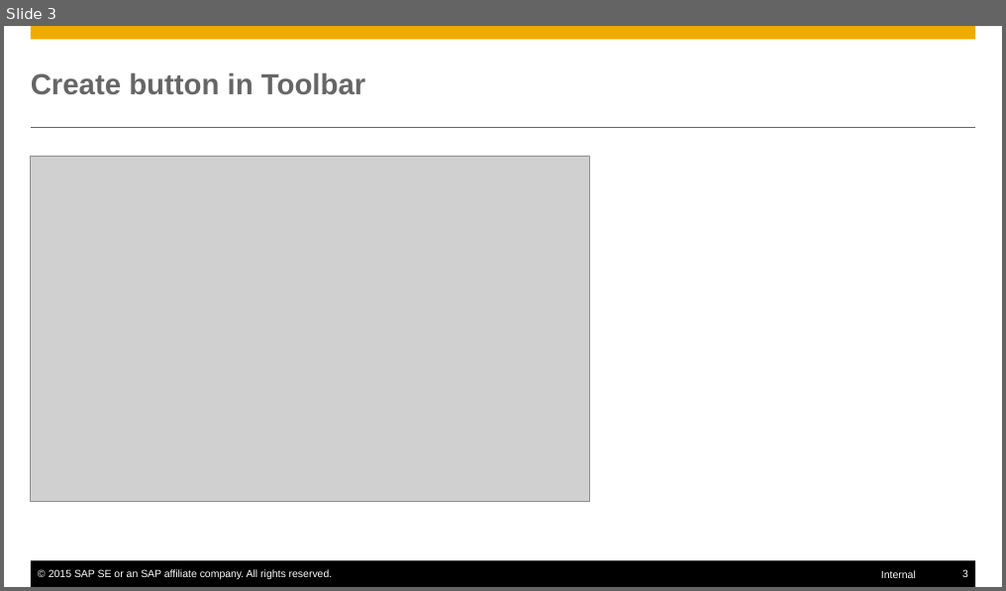
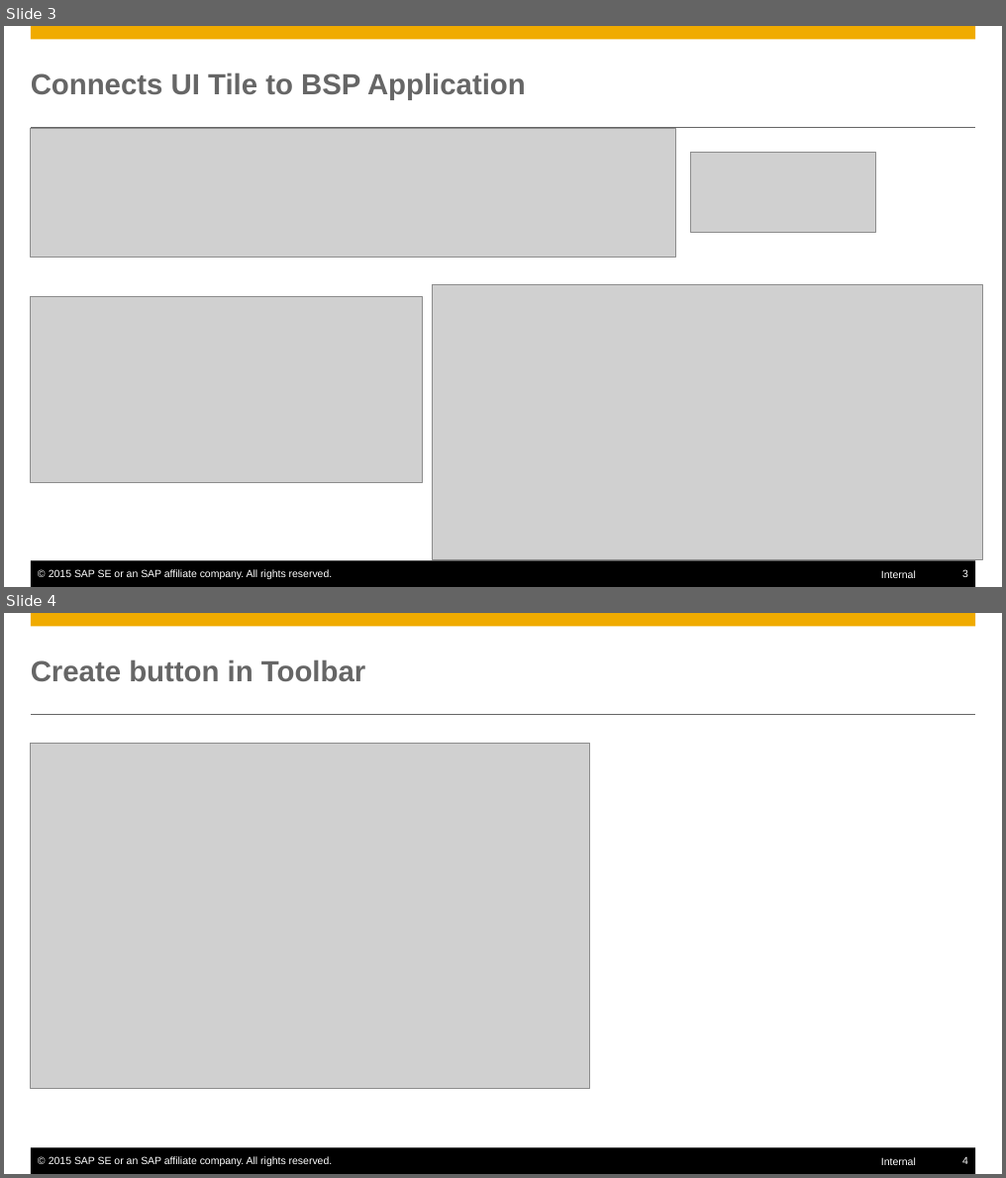
Before and after one commit to mxpang/jerryslide, a slide deck: training/03_Jerry_Fiori.pptx. Shown one above the other, each under a label of ours: slide 3 before the commit, slides 3 and 4 after it. The pictures are 1006x591 and 1006x1178 pixels, drawn with LibreOffice and Linux fonts; fonts in the diff are those of the drawing; grey boxes stand for pictures. Boxes give left, top, right and bottom in pixels: in the first picture for what was removed or moved away, otherwise in the second. Text is boxed around its words. In the diff, an @@ line names an element or a change of style, - is before the commit and + after.

```diff
--- a/training/03_Jerry_Fiori.pptx
+++ b/training/03_Jerry_Fiori.pptx
@@ slide 3 added at (4, 26, 1002, 587), background #FFFFFF; not listed: 6 template elements that a slide beside it also shows @@
@@ title added at (31, 73, 526, 100), 28 pt, text #666666, bold @@
+Connects UI Tile to BSP Application
@@ picture added at (30, 129, 676, 257) @@
@@ picture added at (691, 153, 875, 233) @@
@@ picture added at (432, 284, 982, 560) @@
@@ picture added at (30, 297, 422, 482) @@
@@ what was slide 3 is now slide 4 @@
@@ page number at (962, 1157, 968, 1164): text changed @@
-3
+4
```
Also in this commit, not shown: 1 other slide added, 1 slide removed.
